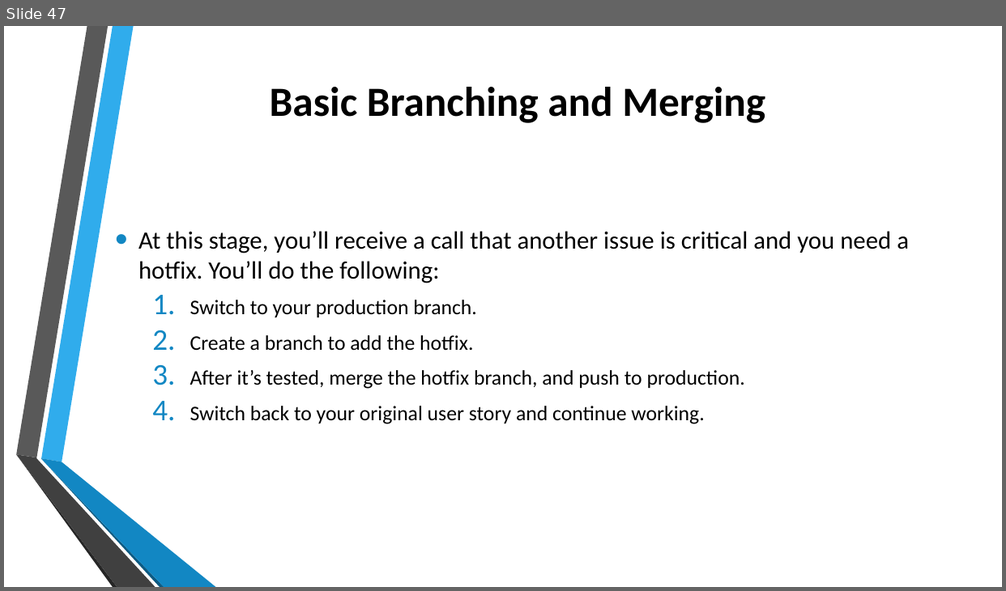
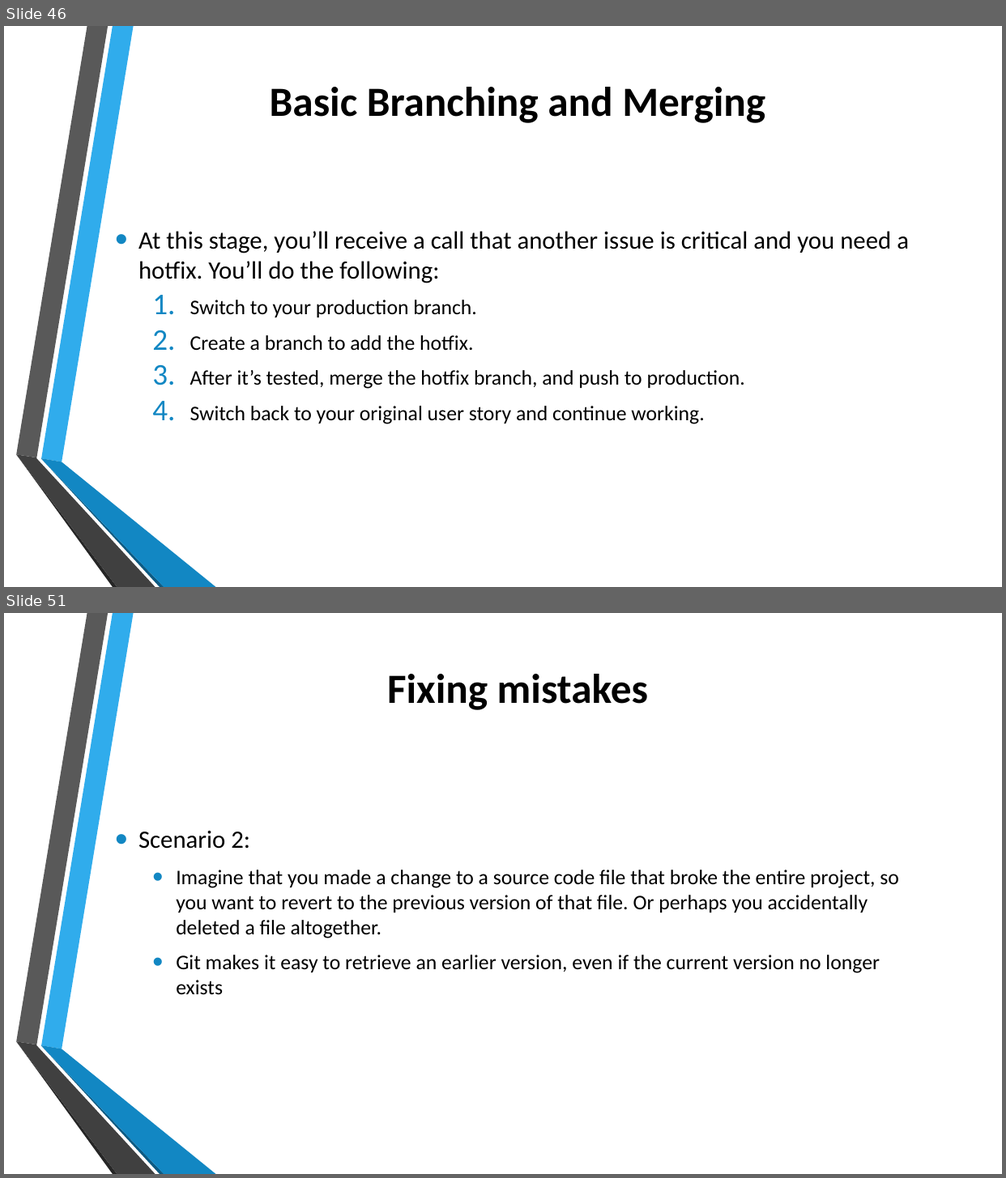
Before and after one commit to errol20/GitPPT, a slide deck: Version Control using Git.pptx. Shown one above the other, each under a label of ours: slide 47 before the commit, slides 46 and 51 after it; the slides between them are not shown. The pictures are 1006x591 and 1006x1178 pixels, drawn with LibreOffice and Linux fonts; fonts in the diff are those of the drawing; background and template pictures are left out. Boxes give left, top, right and bottom in pixels: in the first picture for what was removed or moved away, otherwise in the second. Text is boxed around its words. In the diff, an @@ line names an element or a change of style, - is before the commit and + after.

```diff
--- a/Version Control using Git.pptx
+++ b/Version Control using Git.pptx
@@ slide 51 added at [4, 613, 1002, 1174], background picture (left out); not listed: 6 template elements that a slide beside it also shows @@
@@ title added at [387, 674, 648, 710], 40 pt, text #000000, bold @@
+Fixing mistakes
@@ text added at [138, 831, 899, 995], 20 pt, text #000000 @@
+• Scenario 2:
+  • Imagine that you made a change to a source code file that broke the entire project, so you want to revert to the previous version of that file. Or perhaps you accidentally deleted a file altogether.
+  • Git makes it easy to retrieve an earlier version, even if the current version no longer exists
@@ what was slide 47 is now slide 46 @@
```
Also in this commit, not shown: 19 other slides added, 1 slide removed.
